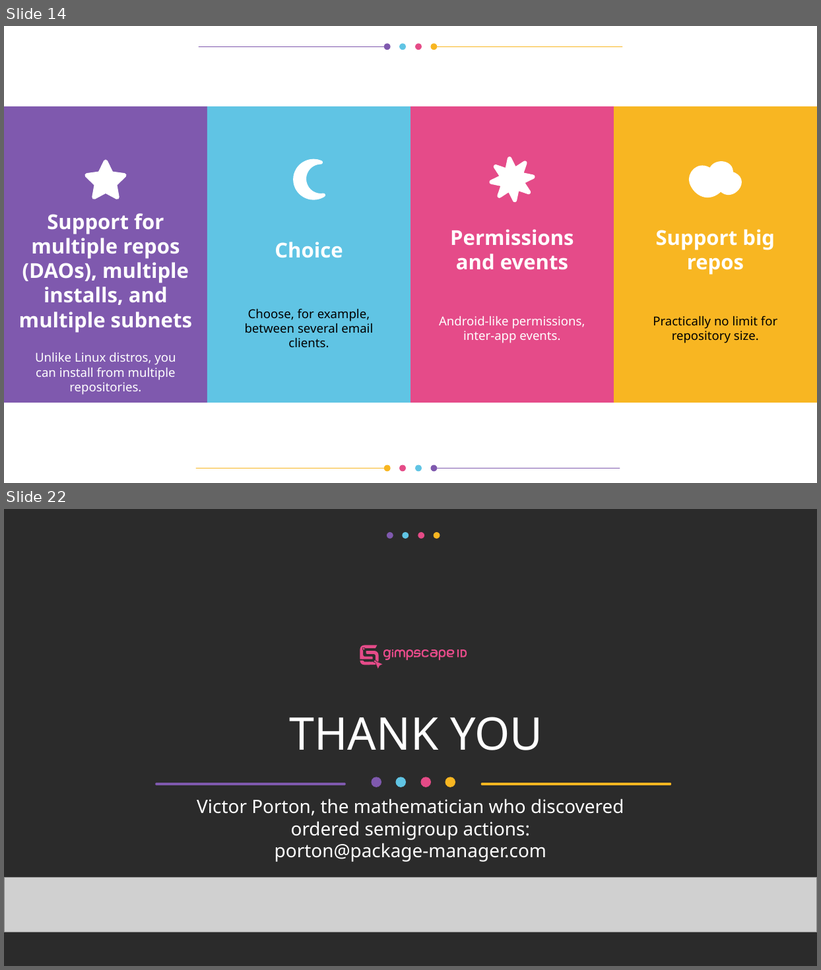
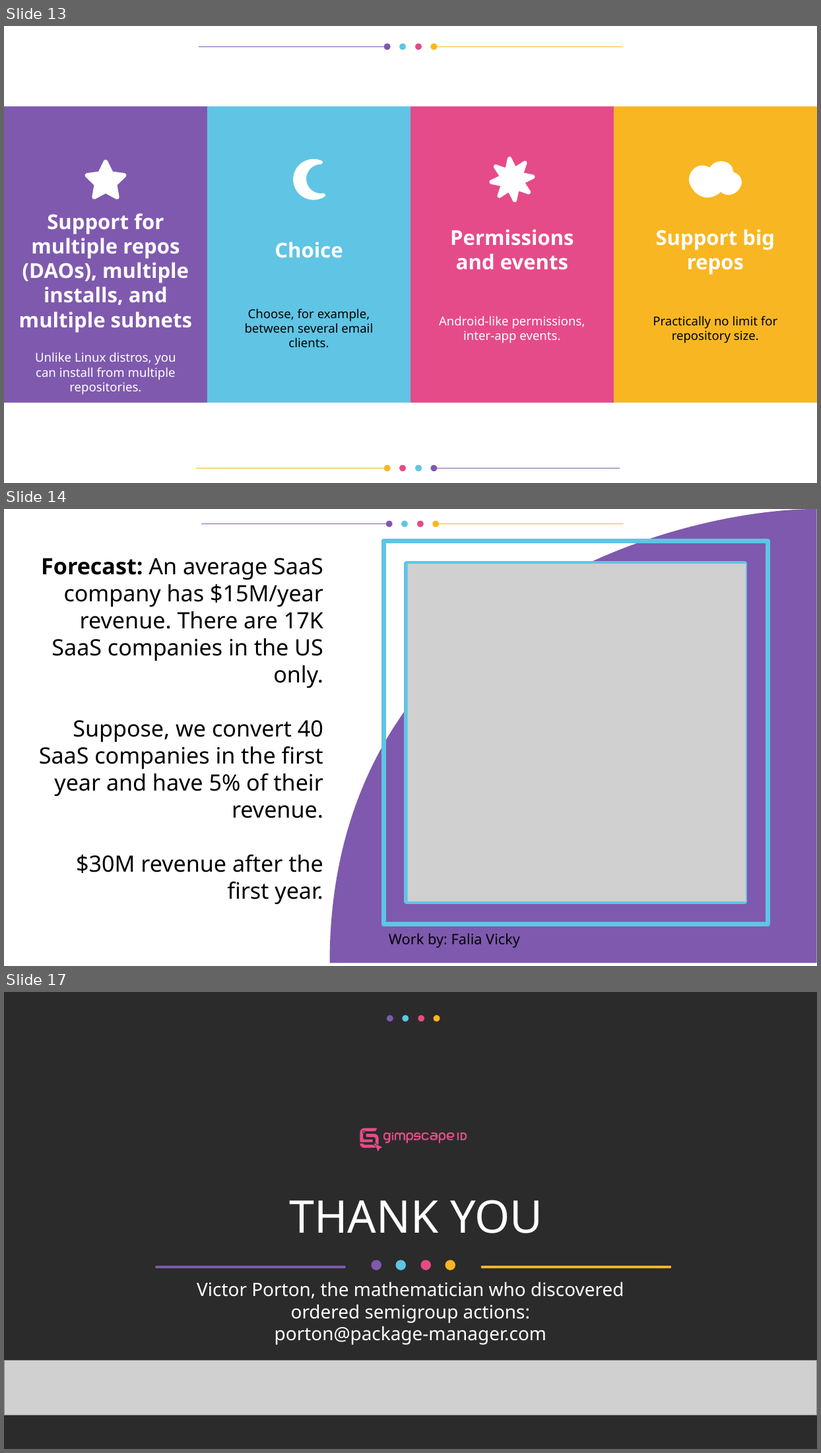
Before and after one commit to vporton/icp-package-manager, a slide deck: docs/long-pitchdeck.odp. Shown one above the other, each under a label of ours: slides 14 and 22 before the commit, slides 13, 14 and 17 after it; the slides between them are not shown. The pictures are 821x970 and 821x1453 pixels, drawn with LibreOffice and Linux fonts; fonts in the diff are those of the drawing; grey boxes stand for pictures; background and template pictures are left out; a plain dark background stands for a picture behind light text. Boxes give left, top, right and bottom in pixels: in the first picture for what was removed or moved away, otherwise in the second. Text is boxed around its words. In the diff, an @@ line names an element or a change of style, - is before the commit and + after.

```diff
--- a/docs/long-pitchdeck.odp
+++ b/docs/long-pitchdeck.odp
@@ slide 14 added at <box>4,509,817,966</box>, background #FFFFFF @@
@@ group added at <box>202,521,623,527</box>: 6 freeform shapes @@
@@ freeform shape added at <box>330,509,817,964</box>, fill #7F59AE @@
@@ freeform shape added at <box>384,541,768,925</box>, outline #60C4E4 4.48 pt @@
@@ title added at <box>39,558,323,904</box>, 22 pt, text #000000 @@
+Forecast: An average SaaS company has $15M/year revenue. There are 17K SaaS companies in the US only.
+Suppose, we convert 40 SaaS companies in the first year and have 5% of their revenue.
+$30M revenue after the first year.
@@ freeform shape added at <box>407,564,746,902</box>, outline #60C4E4 4.48 pt @@
@@ picture added at <box>408,564,746,902</box> @@
@@ text added at <box>389,933,520,948</box>, 14 pt, text #000000 @@
+Work by: Falia Vicky
@@ what was slide 14 is now slide 13 @@
@@ what was slide 22 is now slide 17 @@
```
Also in this commit, not shown: 7 slides changed, 4 other slides added, 10 slides removed.
